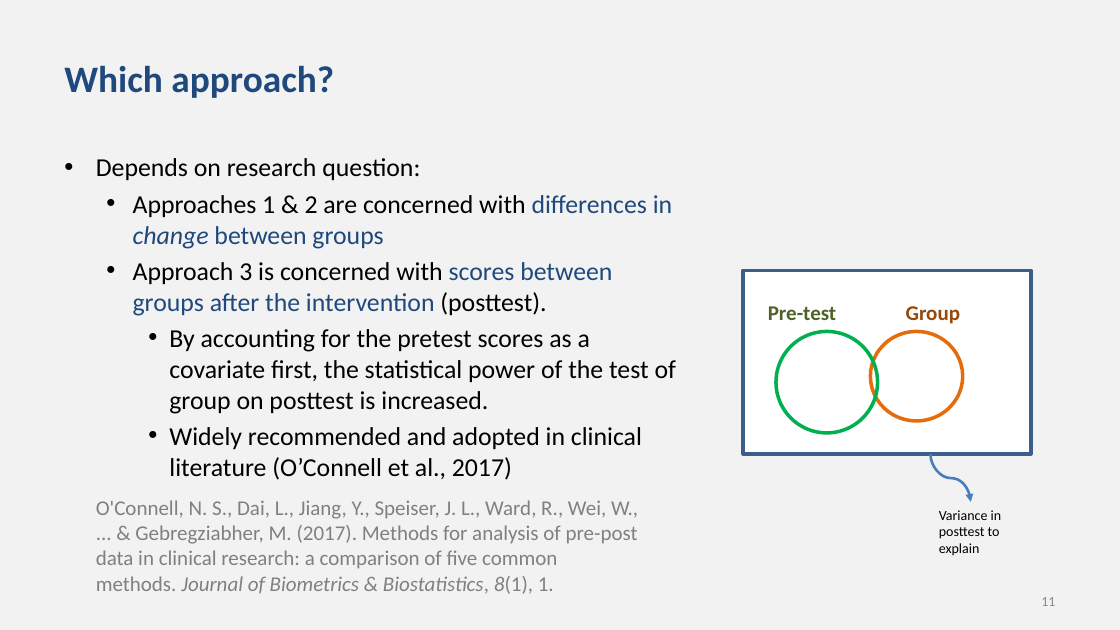
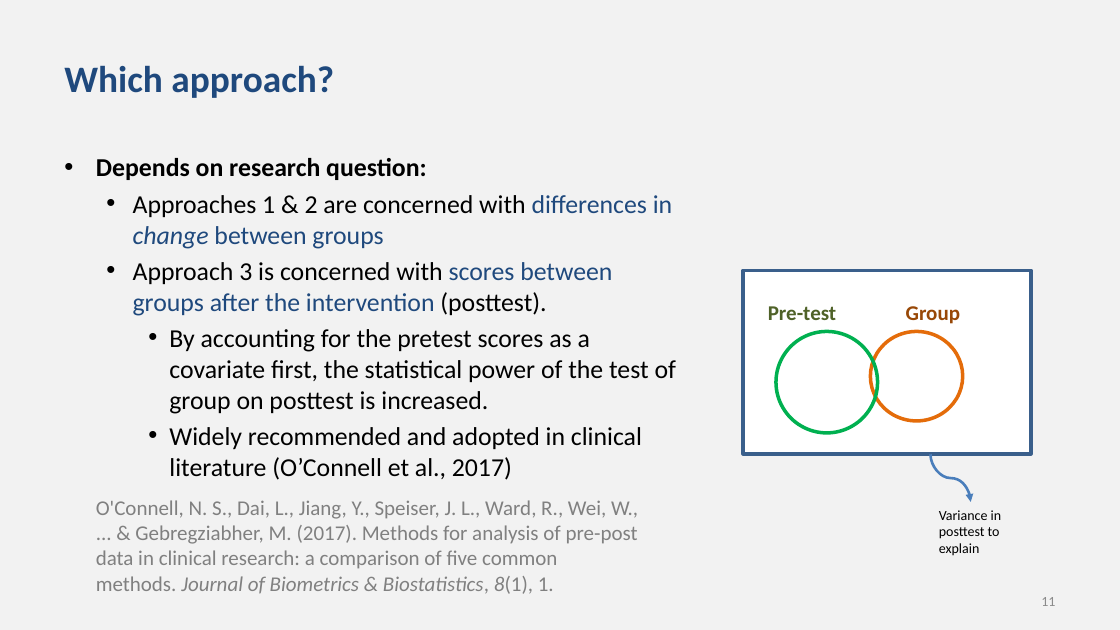
Before and after one commit to chrisjberry/datafluencyCB, a slide deck: slide 11 of docs/slides/PSYC753_L7_PrePostData.pptx. Drawn at 1120x630 pixels with LibreOffice and Linux fonts; fonts in the diff are those of the drawing. Boxes give left, top, right and bottom in pixels: in the first picture for what was removed or moved away, otherwise in the second. Text is boxed around its words. In the diff, an @@ line names an element or a change of style, - is before the commit and + after.

```diff
--- a/docs/slides/PSYC753_L7_PrePostData.pptx
+++ b/docs/slides/PSYC753_L7_PrePostData.pptx
@@ text at box(96, 158, 426, 180): bold on in "Depends on research question:" @@
```
Also in this commit, not shown: 5 other slides changed.
